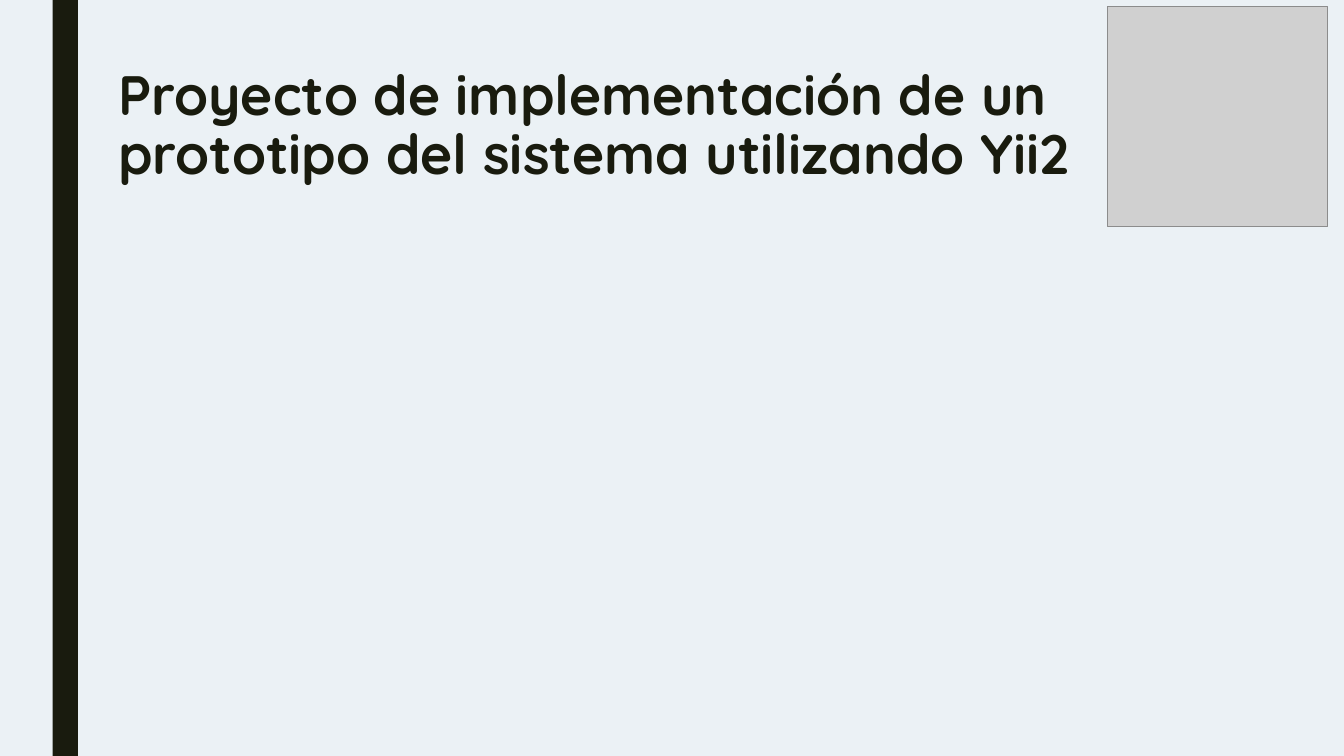
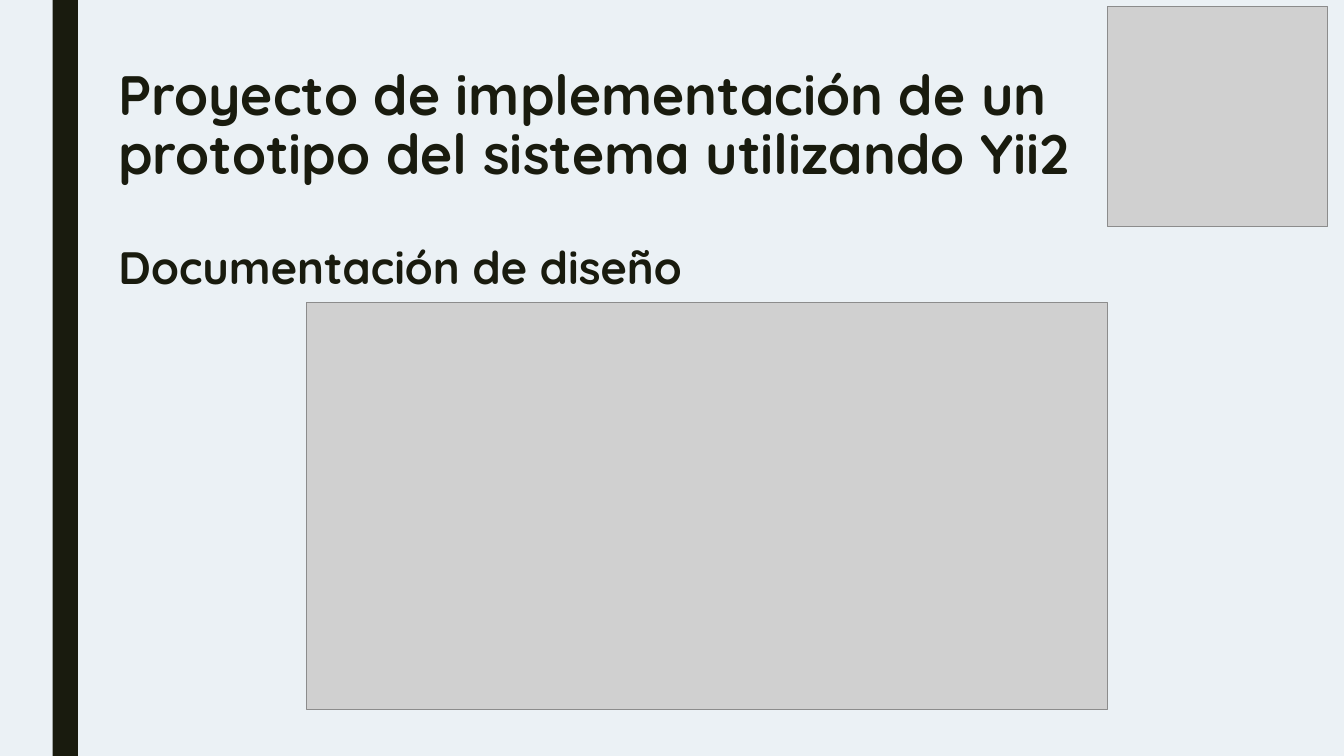
Before and after one commit to IGarrido1996/TG3_T4, a slide deck: slide 12 of TG3_plantilla primera parteppt.pptx. Drawn at 1344x756 pixels with LibreOffice and Linux fonts; fonts in the diff are those of the drawing; grey boxes stand for pictures. Boxes give left, top, right and bottom in pixels: in the first picture for what was removed or moved away, otherwise in the second. Text is boxed around its words. In the diff, an @@ line names an element or a change of style, - is before the commit and + after.

```diff
--- a/TG3_plantilla primera parteppt.pptx
+++ b/TG3_plantilla primera parteppt.pptx
@@ title at (118,72,1069,285): text changed @@
-Proyecto de implementación de un prototipo del sistema utilizando Yii2
+Proyecto de implementación de un prototipo del sistema utilizando Yii2
+Documentación de diseño
@@ picture added at (307,302,1107,710) @@
```
Also in this commit, not shown: 6 other slides changed, 3 slides added.
